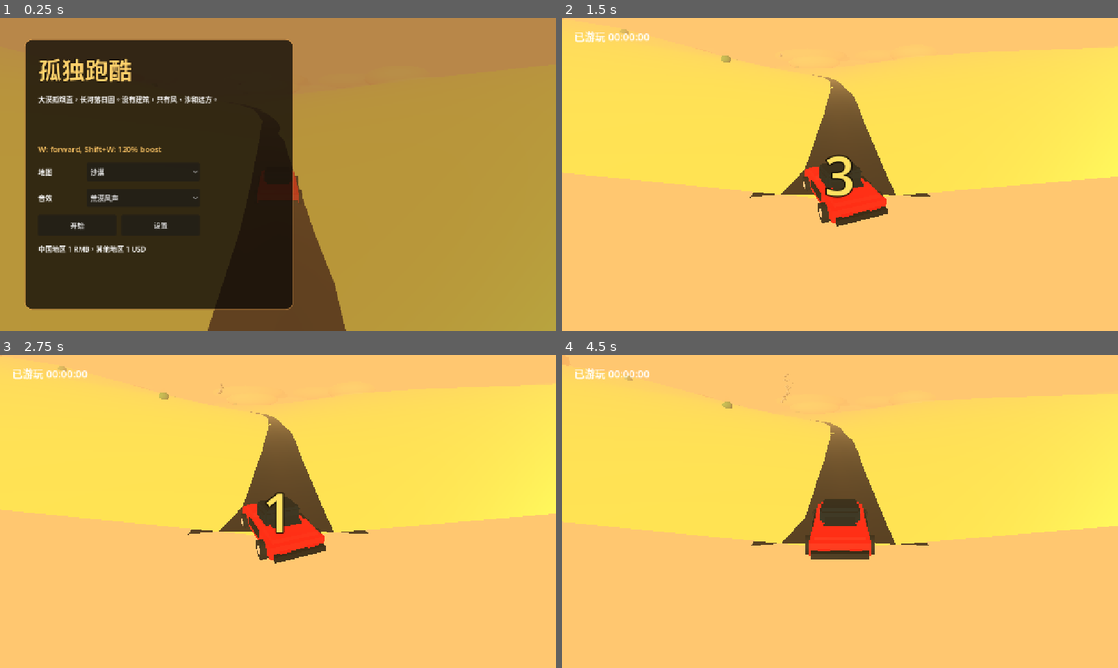
Above: before the commit, frames 1-4 (two rows, left to right).
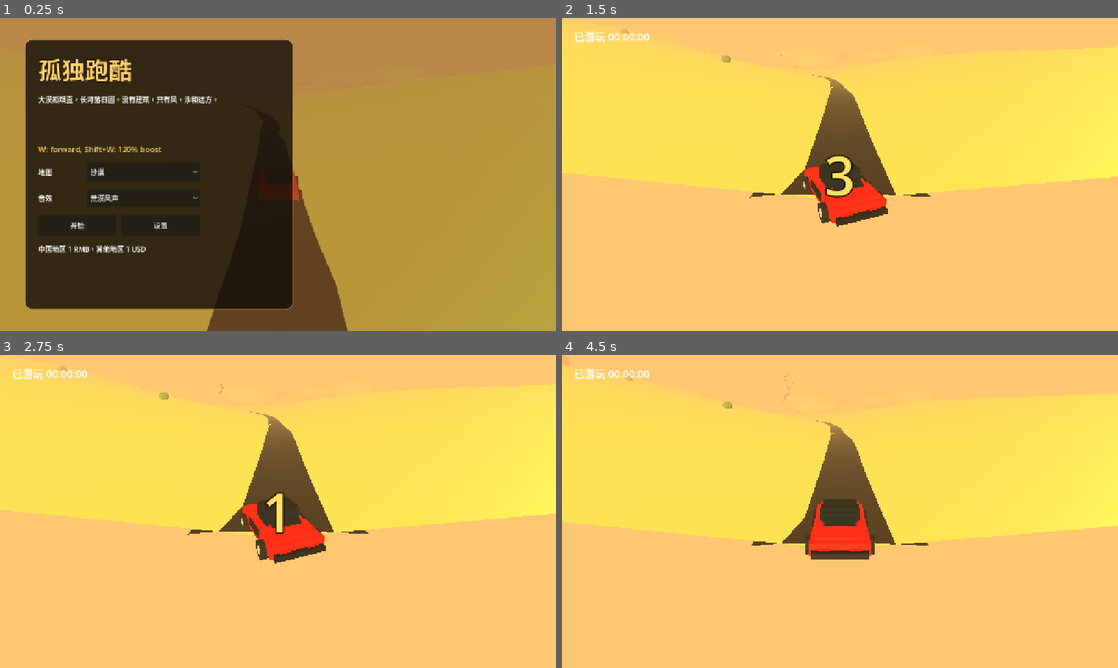
Above: after the commit, the same moments.

Repository: lcjwy/game_parkour_by_godot
Game: Godot game, scene res://scenes/ui/main_menu.tscn
Same seed, same stepped clock (60 frames per second), same inputs: the game is played once before the commit and once after it.
Inputs:
- Up to frame 1 (0.25 s): no input
- Up to frame 2 (1.5 s): click "开始" at 0.5 s; tap Enter (confirm) at 1.25 s; hold W (accelerate) from 1.28 s (still down); hold Shift (boost) from 1.28 s (still down)
- Up to frame 3 (2.75 s): tap Space at 1.52, 2.27 s; tap Enter (confirm) at 2, 2.1 s; release W (accelerate) at 2.03 s; release Shift (boost) at 2.03 s
- Up to frame 4 (4.5 s): hold Shift (boost) 2.78-3.53 s; hold W (accelerate) 2.78-4.28 s; tap Enter (confirm) at 3.5, 3.6, 4.25 s; tap Space at 3.77 s; hold Shift (boost) from 4.28 s (still down)

The runs differ from the first frame. In frame 1, less than 0.1% of the frame differs, in the area x 37-63%, y 48-100%; in frame 2, less than 0.1%; in frame 3, less than 0.1%; in frame 4, less than 0.1%.

Commit message:
Smooth road curve mesh sampling

Diff:
--- a/SolitudeRun/scripts/world/road_generator.gd
+++ b/SolitudeRun/scripts/world/road_generator.gd
@@ -4,6 +4,7 @@
 @export var segment_length: float = 12.0
 
 const ROAD_COLUMNS: int = 6
+const ROAD_CURVE_SUBDIVISIONS: int = 4
 const TERRAIN_COLUMNS: int = 26
 const TERRAIN_ROW_STEP: int = 4
 const TERRAIN_WIDTH: float = 900.0
@@ -125,9 +126,11 @@
 	var indices := PackedInt32Array()
 	var colors := PackedColorArray()
 	var half_width := _config.road_width * 0.5
-
-	for row in range(visible_segments + 1):
-		var distance := start_distance + float(row) * segment_length
+	var road_rows := visible_segments * ROAD_CURVE_SUBDIVISIONS
+	var road_step := segment_length / float(ROAD_CURVE_SUBDIVISIONS)
+
+	for row in range(road_rows + 1):
+		var distance := start_distance + float(row) * road_step
 		var center := sample_center(distance)
 		var right := sample_right(distance)
 		for column in range(ROAD_COLUMNS + 1):
@@ -143,7 +146,7 @@
 			colors.append(color)
 
 	var row_width := ROAD_COLUMNS + 1
-	for row in range(visible_segments):
+	for row in range(road_rows):
 		for column in range(ROAD_COLUMNS):
 			var base := row * row_width + column
 			indices.append_array(PackedInt32Array([base, base + row_width, base + 1, base + 1, base + row_width, base + row_width + 1]))
Not shown, changed: SolitudeRun/tools/verify_gameplay_changes.ps1
